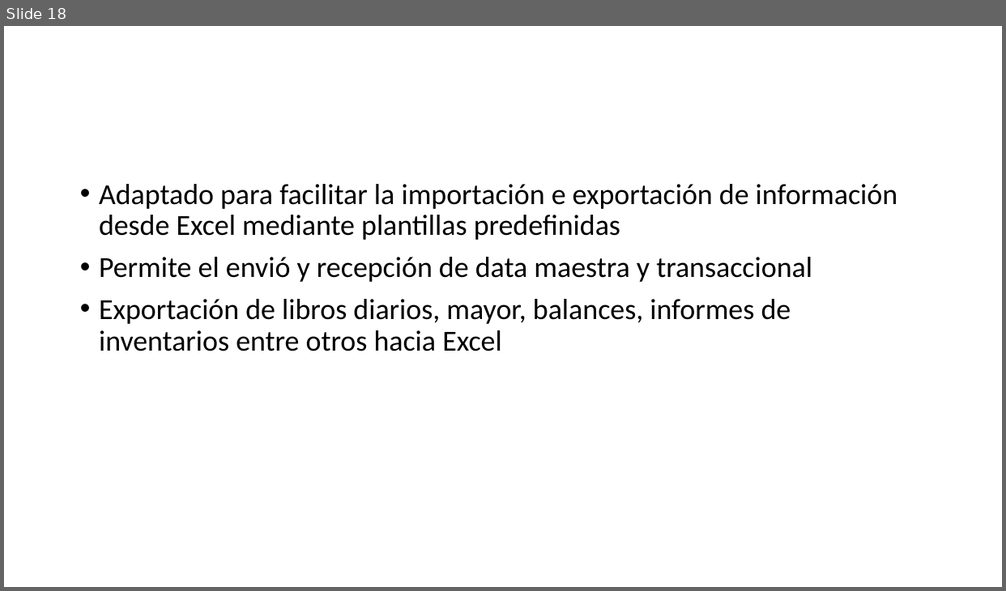
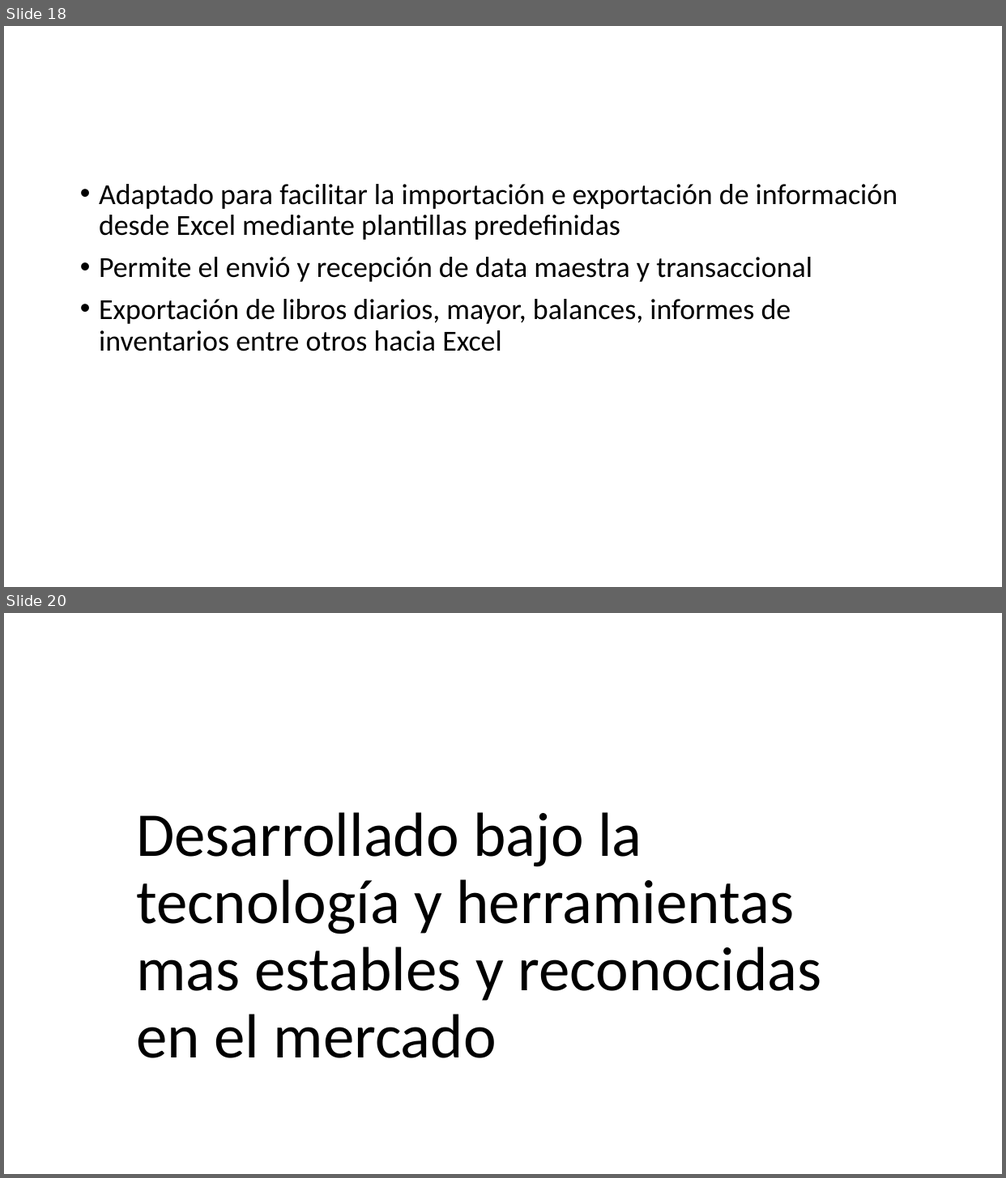
Before and after one commit to jeisonnunez/cortos, a slide deck: Bullet.pptx. Shown one above the other, each under a label of ours: slide 18 before the commit, slides 18 and 20 after it; the slides between them are not shown. The pictures are 1006x591 and 1006x1178 pixels, drawn with LibreOffice and Linux fonts; fonts in the diff are those of the drawing. Boxes give left, top, right and bottom in pixels: in the first picture for what was removed or moved away, otherwise in the second. Text is boxed around its words. In the diff, an @@ line names an element or a change of style, - is before the commit and + after.

```diff
--- a/Bullet.pptx
+++ b/Bullet.pptx
@@ slide 20 added at (x1=4, y1=613, x2=1002, y2=1174), background #FFFFFF @@
@@ title added at (x1=136, y1=812, x2=821, y2=1059), 60 pt, text #000000 @@
+Desarrollado bajo la tecnología y herramientas mas estables y reconocidas en el mercado
```
Also in this commit, not shown: 1 other slide added, 2 other files.
